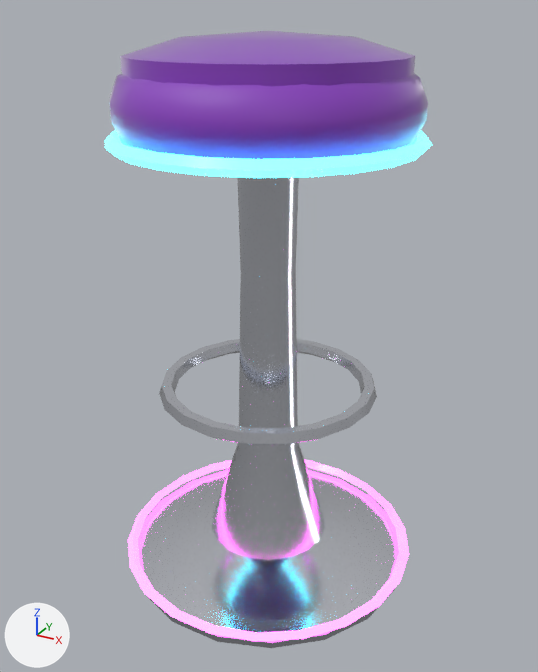
Renders of the glTF model public/assets/interiors/palco/stool_bar_neon.glb from each side of a commit.
Before and after are seen from a camera (50 mm lens) standing at (0.48, -0.869, 0.815) and looking at (0.004, -0.004, 0.382). Arrows for +X, +Y and +Z are at lower left; the lights stay in place. The picture after the commit comes second.

The first picture shows 'stool_bar_neon'.
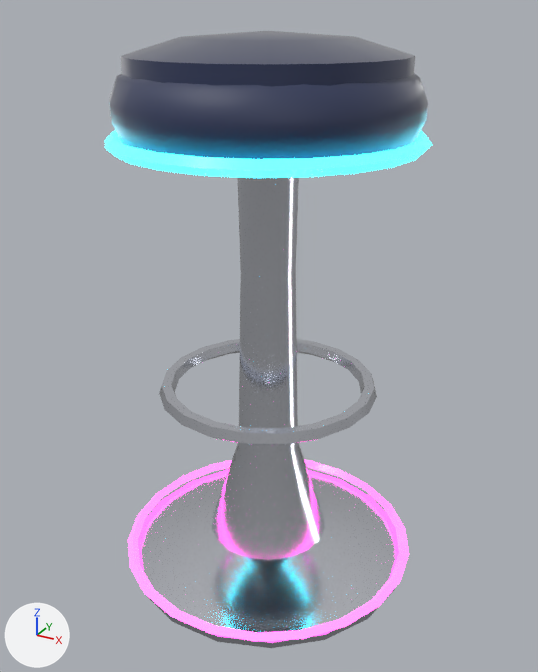
The edits, one by one:
Material 'fabric.007' (mat_fabric_007) changes colour from purple #8a3cc0 to dark blue #2b3558; in linear values from (0.254, 0.0452, 0.527) to (0.0242, 0.0356, 0.0976).
In material 'glow2.007' (mat_glow2_007), emission_color goes from (0.0782, 0.871, 1.0) (cyan #4ff0ff) to (0.0395, 0.807, 1.0) (cyan #38e8ff).
In material 'glow.007' (mat_glow_007), emission_color goes from (1.0, 0.114, 0.871) (pink #ff5ff0) to (1.0, 0.0782, 0.631) (pink #ff4fd0).

Boxes (x1, y1, x2, y2) around the edits, measured in the pictures (538 x 672 px):
'stool_bar_neon', recoloured (purple to dark blue): (105, 31, 433, 645) in both
